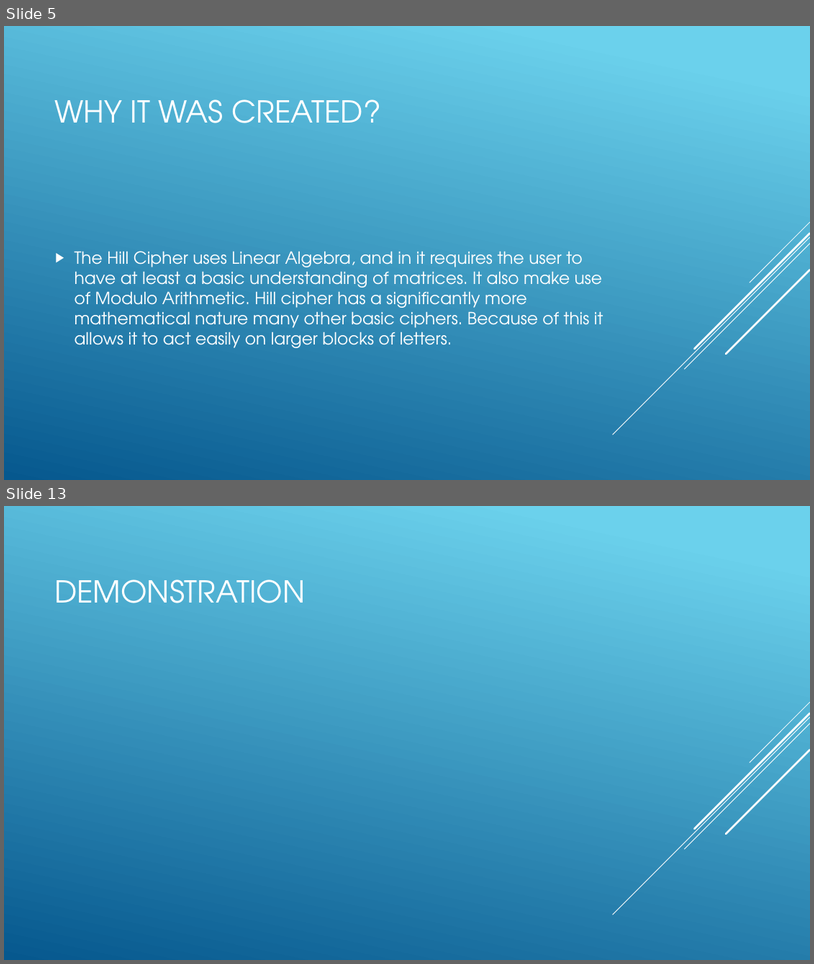
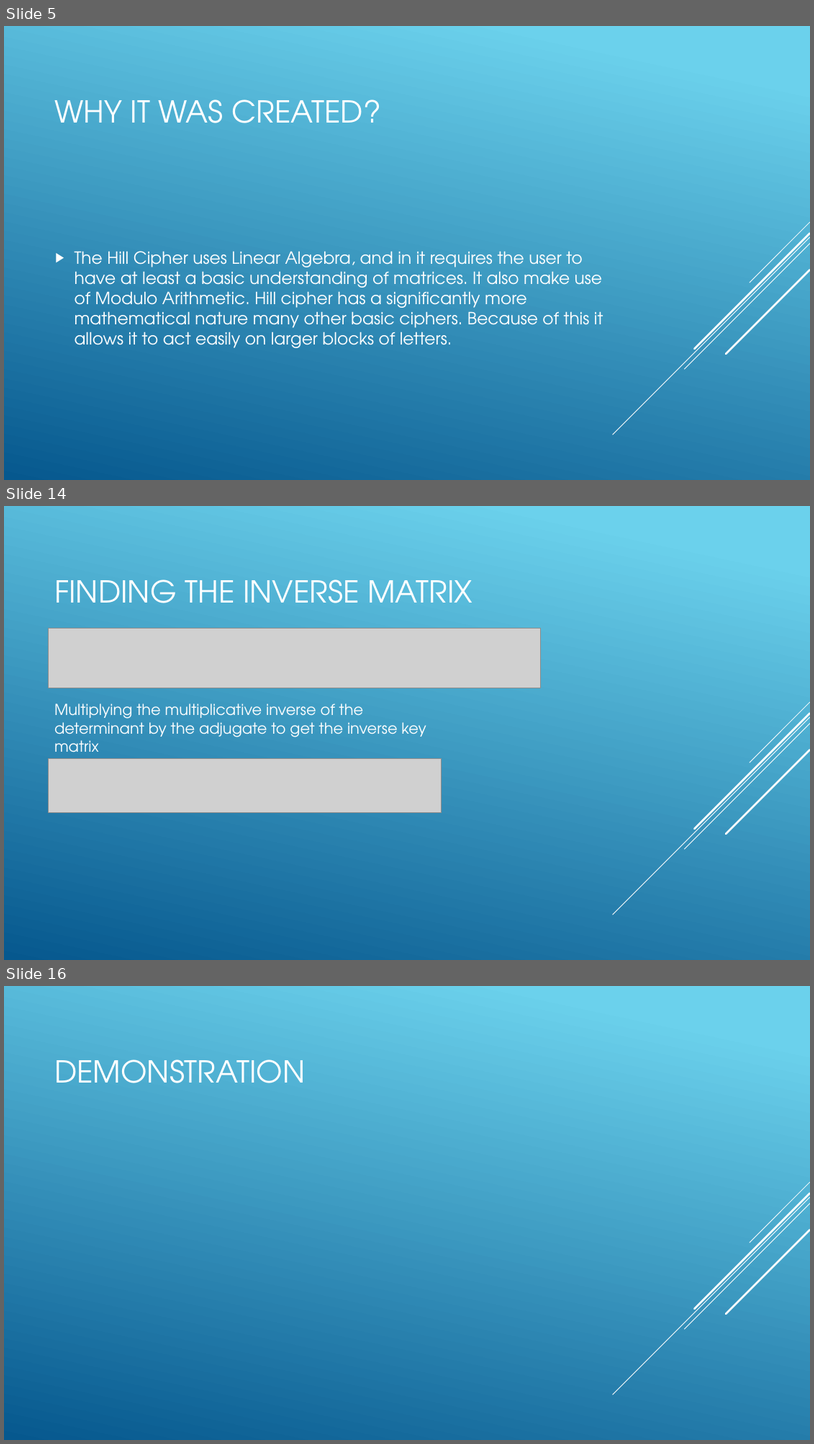
Before and after one commit to TheJonBovi/Hill-Cipher, a slide deck: CST407FinalPP.pptx. Shown one above the other, each under a label of ours: slides 5 and 13 before the commit, slides 5, 14 and 16 after it; the slides between them are not shown. The pictures are 814x964 and 814x1444 pixels, drawn with LibreOffice and Linux fonts; fonts in the diff are those of the drawing; grey boxes stand for pictures. Boxes give left, top, right and bottom in pixels: in the first picture for what was removed or moved away, otherwise in the second. Text is boxed around its words. In the diff, an @@ line names an element or a change of style, - is before the commit and + after.

```diff
--- a/CST407FinalPP.pptx
+++ b/CST407FinalPP.pptx
@@ slide 14 added at bbox=[4, 506, 810, 960], background gradient #6ED2EB to #06588E; not listed: 5 template elements that a slide beside it also shows @@
@@ title added at bbox=[54, 579, 473, 603], 36 pt, text #FFFFFF @@
+FINDING THE INVERSE MATRIX
@@ picture added at bbox=[49, 628, 542, 687] @@
@@ text added at bbox=[54, 703, 426, 759], 18 pt, text #FFFFFF @@
+Multiplying the multiplicative inverse of the determinant by the adjugate to get the inverse key matrix
@@ picture added at bbox=[49, 758, 442, 813] @@
@@ what was slide 13 is now slide 16 @@
```
Also in this commit, not shown: 7 slides changed, 2 other slides added.
